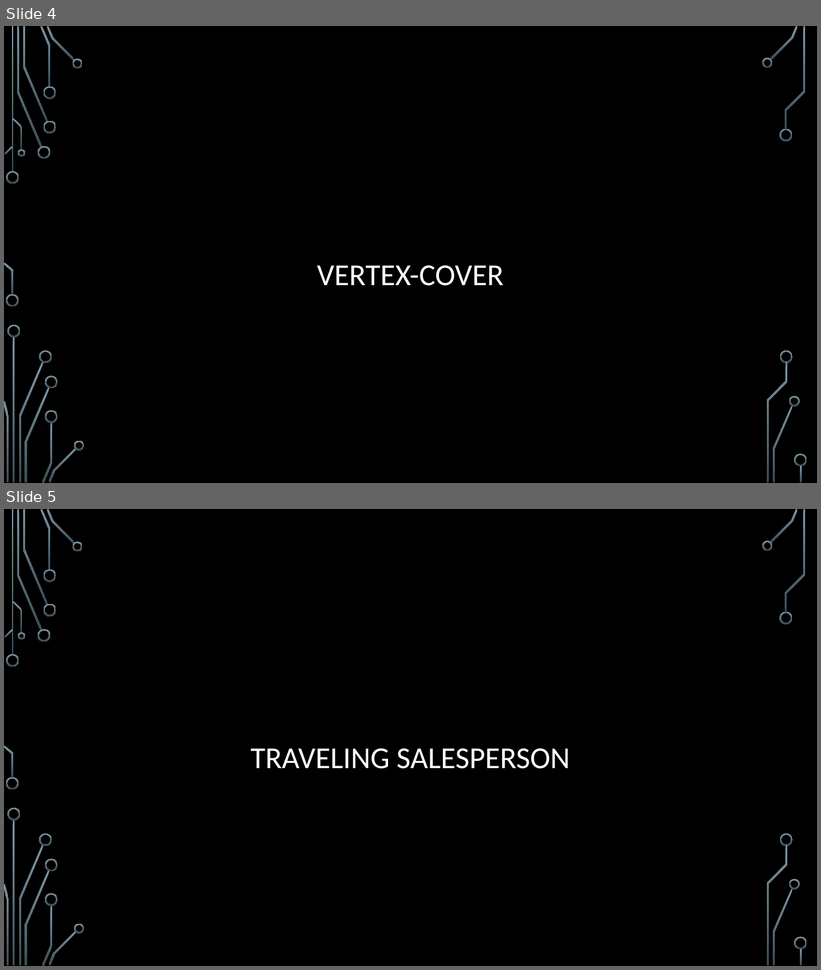
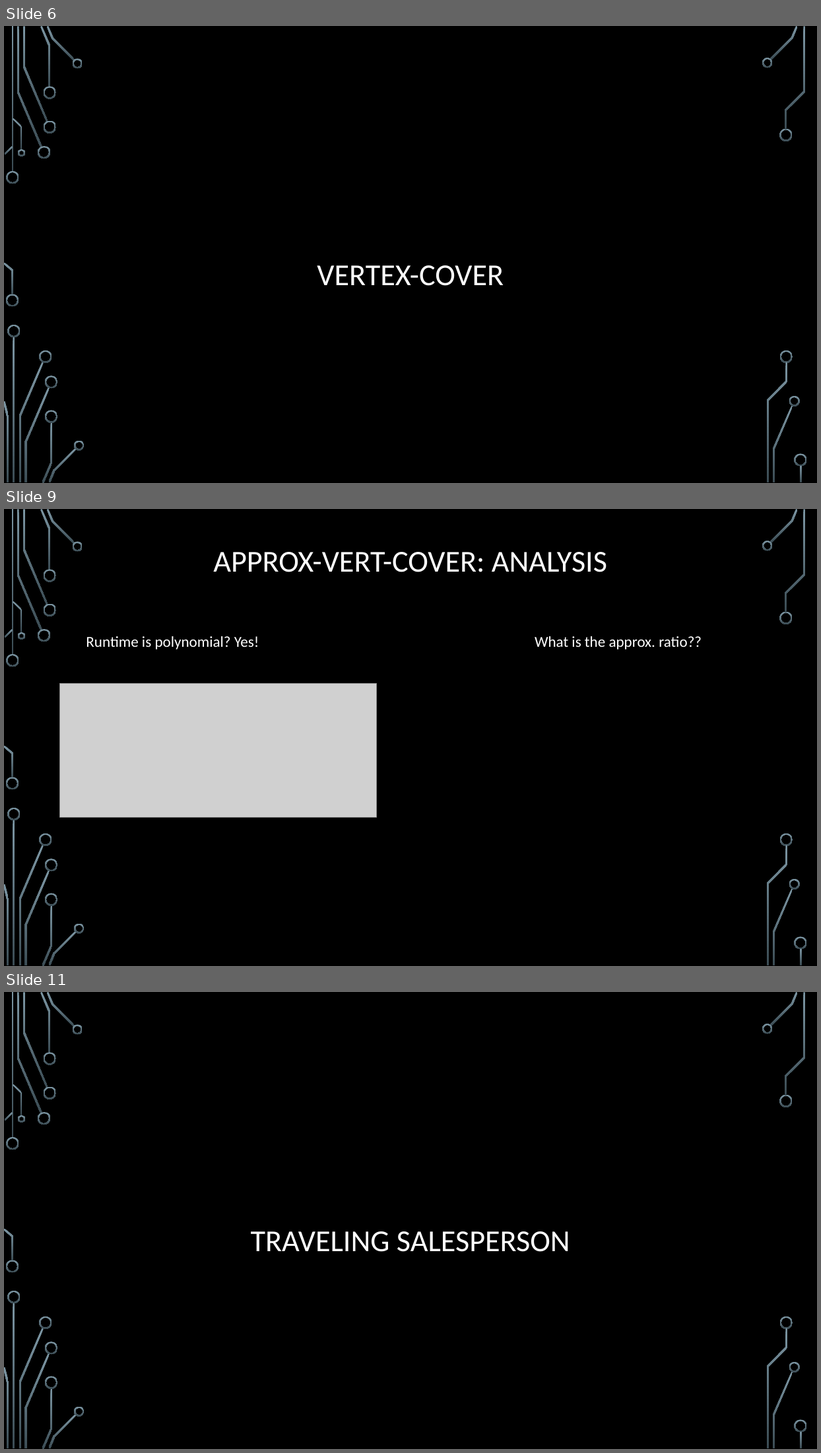
Before and after one commit to janiceeguo/advAlgo, a slide deck: slides/Approx-01-Intro.pptx. Shown one above the other, each under a label of ours: slides 4 and 5 before the commit, slides 6, 9 and 11 after it; the slides between them are not shown. The pictures are 821x970 and 821x1453 pixels, drawn with LibreOffice and Linux fonts; fonts in the diff are those of the drawing; grey boxes stand for pictures; background and template pictures are left out. Boxes give left, top, right and bottom in pixels: in the first picture for what was removed or moved away, otherwise in the second. Text is boxed around its words. In the diff, an @@ line names an element or a change of style, - is before the commit and + after.

```diff
--- a/slides/Approx-01-Intro.pptx
+++ b/slides/Approx-01-Intro.pptx
@@ slide 9 added at box(4, 509, 817, 966), background picture (left out); not listed: 36 template elements that a slide beside it also shows @@
@@ title added at box(213, 552, 607, 572), 36 pt, text #FFFFFF @@
+APPROX-VERT-COVER: ANALYSIS
@@ text added at box(86, 636, 259, 650), 18 pt, text #FFFFFF @@
+Runtime is polynomial? Yes!
@@ text added at box(535, 636, 702, 650), 18 pt, text #FFFFFF @@
+What is the approx. ratio??
@@ picture added at box(60, 683, 377, 817) @@
@@ what was slide 4 is now slide 6 @@
@@ what was slide 5 is now slide 11 @@
```
Also in this commit, not shown: 1 slide changed, 14 other slides added, 3 other files.
